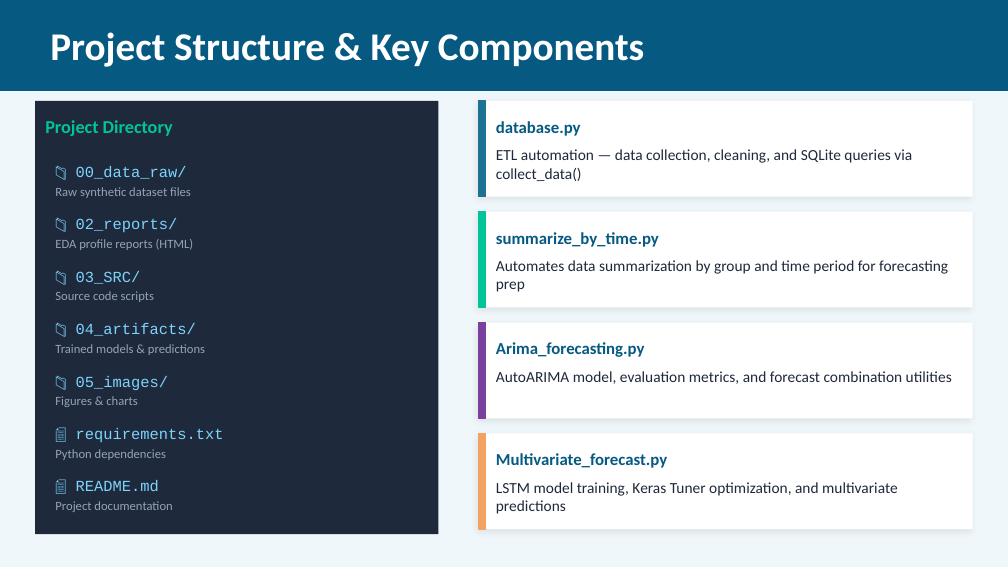
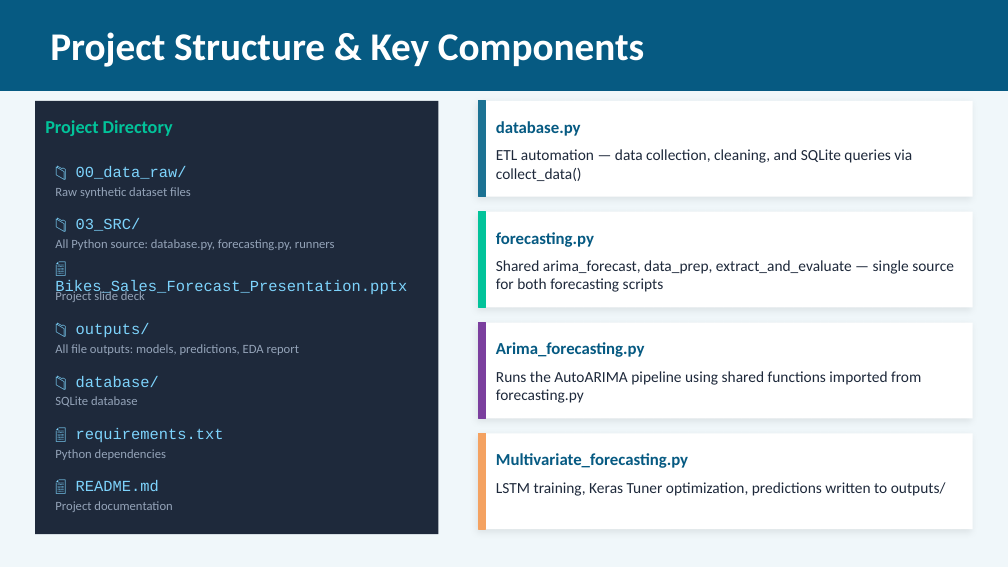
Before and after one commit to EllaN12/Bikes_forecast, a slide deck: slide 8 of Bikes_Sales_Forecast_Presentation.pptx. Drawn at 1008x567 pixels with LibreOffice and Linux fonts; fonts in the diff are those of the drawing. Boxes give left, top, right and bottom in pixels: in the first picture for what was removed or moved away, otherwise in the second. Text is boxed around its words. In the diff, an @@ line names an element or a change of style, - is before the commit and + after.

```diff
--- a/Bikes_Sales_Forecast_Presentation.pptx
+++ b/Bikes_Sales_Forecast_Presentation.pptx
@@ text "📁 03_SRC/": place and size @@
-text "📁 03_SRC/" at (76,271,141,284)
+text "📁 03_SRC/" at (76,218,141,231)
@@ text at (55,239,335,250): text changed @@
-EDA profile reports (HTML)
+All Python source: database.py, forecasting.py, runners
@@ text removed at (76,218,178,232) @@
-📁 02_reports/
@@ text at (496,232,594,247): text changed @@
-summarize_by_time.py
+forecasting.py
@@ text at (496,260,954,292): text changed @@
-Automates data summarization by group and time period for forecasting prep
+Shared arima_forecast, data_prep, extract_and_evaluate — single source for both forecasting scripts
@@ text at (55,290,145,302): text changed @@
-Source code scripts
+Project slide deck
@@ text added at (55,280,407,296), 11 pt, text #7DD3FC @@
+📄 Bikes_Sales_Forecast_Presentation.pptx
@@ text at (76,323,150,337): text changed @@
-📁 04_artifacts/
+📁 outputs/
@@ text at (55,344,299,355): text changed @@
-Trained models & predictions
+All file outputs: models, predictions, EDA report
@@ text at (76,376,159,387): text changed @@
-📁 05_images/
+📁 database/
@@ text at (496,371,921,403): text changed @@
-AutoARIMA model, evaluation metrics, and forecast combination utilities
+Runs the AutoARIMA pipeline using shared functions imported from forecasting.py
@@ text at (55,396,138,407): text changed @@
-Figures & charts
+SQLite database
@@ text at (496,453,688,468): text changed @@
-Multivariate_forecast.py
+Multivariate_forecasting.py
@@ text at (496,482,946,496): text changed @@
-LSTM model training, Keras Tuner optimization, and multivariate predictions
+LSTM training, Keras Tuner optimization, predictions written to outputs/
```
Also in this commit, not shown: 2 other slides changed, 31 other files.
